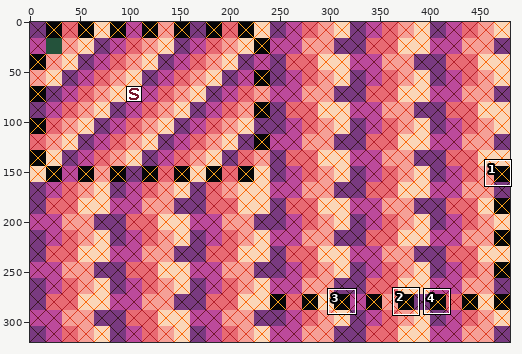
One commit to this pixel-art file: modules/opal/examples/data/TestLevel.aseprite. The picture above shows the old version from afar; the outline marks the close-up.
Close-up. Earlier state:
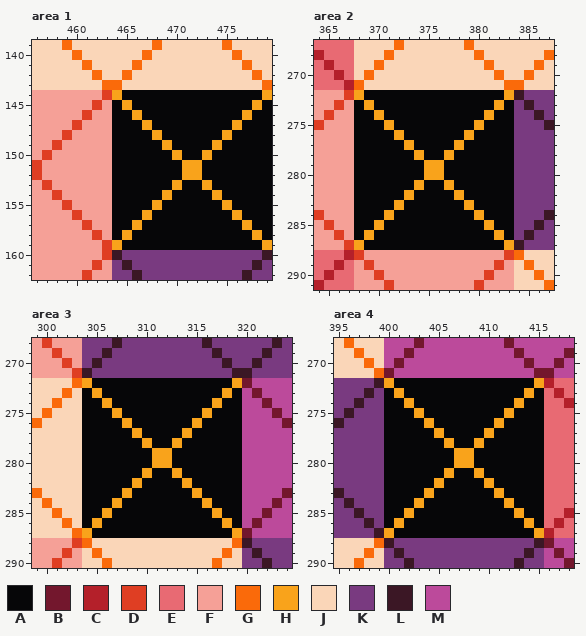
480x320 pixels, 1 frame. Shown: area 1: x 456..479, y 139..162; area 2: x 364..387, y 267..291; area 3: x 299..324, y 268..290; area 4: x 395..418, y 268..290. The commit also changed other parts of the picture, which this record leaves out.
Visible layers, top first: "Spawns", "Solids", "Background".
Palette (. is transparent): A #060608  B #73172d  C #b4202a  D #df3e23  E #e86a73  F #f5a097  G #fa6a0a  H #f9a31b  J #fad6b8  K #793a80  L #3b1725  M #bc4a9b
Pixels before, area 1, first column x 456:
139 JJJGJJJJJJJJGJJJJJJGJJJJ
140 JJJJGJJJJJJGJJJJJJJJGJJJ
141 JJJJJGJJJJGJJJJJJJJJJGJJ
142 JJJJJJGJJGJJJJJJJJJJJJGJ
143 JJJJJJJGGJJJJJJJJJJJJJJG
144 FFFFFFFDHAAAAAAAAAAAAAAH
145 FFFFFFDFAHAAAAAAAAAAAAHA
146 FFFFFDFFAAHAAAAAAAAAAHAA
147 FFFFDFFFAAAHAAAAAAAAHAAA
148 FFFDFFFFAAAAHAAAAAAHAAAA
149 FFDFFFFFAAAAAHAAAAHAAAAA
150 FDFFFFFFAAAAAAHAAHAAAAAA
151 DFFFFFFFAAAAAAAHHAAAAAAA
152 DFFFFFFFAAAAAAAHHAAAAAAA
153 FDFFFFFFAAAAAAHAAHAAAAAA
154 FFDFFFFFAAAAAHAAAAHAAAAA
155 FFFDFFFFAAAAHAAAAAAHAAAA
156 FFFFDFFFAAAHAAAAAAAAHAAA
157 FFFFFDFFAAHAAAAAAAAAAHAA
158 FFFFFFDFAHAAAAAAAAAAAAHA
159 FFFFFFFDHAAAAAAAAAAAAAAH
160 FFFFFFFDLKKKKKKKKKKKKKKL
161 FFFFFFDFKLKKKKKKKKKKKKLK
162 FFFFFDFFKKLKKKKKKKKKKLKK
Pixels before, area 2, first column x 364:
267 EEEEJJJJGJJJJJJGJJJJJJJJ
268 CEEEJJJGJJJJJJJJGJJJJJJG
269 ECEEJJGJJJJJJJJJJGJJJJGJ
270 EECEJGJJJJJJJJJJJJGJJGJJ
271 EEECGJJJJJJJJJJJJJJGGJJJ
272 FFFDHAAAAAAAAAAAAAAHLKKK
273 FFDFAHAAAAAAAAAAAAHAKLKK
274 FDFFAAHAAAAAAAAAAHAAKKLK
275 DFFFAAAHAAAAAAAAHAAAKKKL
276 FFFFAAAAHAAAAAAHAAAAKKKK
277 FFFFAAAAAHAAAAHAAAAAKKKK
278 FFFFAAAAAAHAAHAAAAAAKKKK
279 FFFFAAAAAAAHHAAAAAAAKKKK
280 FFFFAAAAAAAHHAAAAAAAKKKK
281 FFFFAAAAAAHAAHAAAAAAKKKK
282 FFFFAAAAAHAAAAHAAAAAKKKK
283 FFFFAAAAHAAAAAAHAAAAKKKK
284 DFFFAAAHAAAAAAAAHAAAKKKL
285 FDFFAAHAAAAAAAAAAHAAKKLK
286 FFDFAHAAAAAAAAAAAAHAKLKK
287 FFFDHAAAAAAAAAAAAAAHLKKK
288 EEECDFFFFFFFFFFFFFFDGJJJ
289 EECEFDFFFFFFFFFFFFDFJGJJ
290 ECEEFFDFFFFFFFFFFDFFJJGJ
291 CEEEFFFDFFFFFFFFDFFFJJJG
Pixels before, area 3, first column x 299:
268 FDFFFKKKLKKKKKKKKLKKKKKKLK
269 FFDFFKKLKKKKKKKKKKLKKKKLKK
270 FFFDFKLKKKKKKKKKKKKLKKLKKK
271 FFFFDLKKKKKKKKKKKKKKLLKKKK
272 JJJJGHAAAAAAAAAAAAAAHBMMMM
273 JJJGJAHAAAAAAAAAAAAHAMBMMM
274 JJGJJAAHAAAAAAAAAAHAAMMBMM
275 JGJJJAAAHAAAAAAAAHAAAMMMBM
276 GJJJJAAAAHAAAAAAHAAAAMMMMB
277 JJJJJAAAAAHAAAAHAAAAAMMMMM
278 JJJJJAAAAAAHAAHAAAAAAMMMMM
279 JJJJJAAAAAAAHHAAAAAAAMMMMM
280 JJJJJAAAAAAAHHAAAAAAAMMMMM
281 JJJJJAAAAAAHAAHAAAAAAMMMMM
282 JJJJJAAAAAHAAAAHAAAAAMMMMM
283 GJJJJAAAAHAAAAAAHAAAAMMMMB
284 JGJJJAAAHAAAAAAAAHAAAMMMBM
285 JJGJJAAHAAAAAAAAAAHAAMMBMM
286 JJJGJAHAAAAAAAAAAAAHAMBMMM
287 JJJJGHAAAAAAAAAAAAAAHBMMMM
288 FFFFDGJJJJJJJJJJJJJJGLKKKK
289 FFFDFJGJJJJJJJJJJJJGJKLKKK
290 FFDFFJJGJJJJJJJJJJGJJKKLKK
Pixels before, area 4, first column x 395:
268 JGJJJMMMBMMMMMMMMBMMMMMM
269 JJGJJMMBMMMMMMMMMMBMMMMB
270 JJJGJMBMMMMMMMMMMMMBMMBM
271 JJJJGBMMMMMMMMMMMMMMBBMM
272 KKKKLHAAAAAAAAAAAAAAHCEE
273 KKKLKAHAAAAAAAAAAAAHAECE
274 KKLKKAAHAAAAAAAAAAHAAEEC
275 KLKKKAAAHAAAAAAAAHAAAEEE
276 LKKKKAAAAHAAAAAAHAAAAEEE
277 KKKKKAAAAAHAAAAHAAAAAEEE
278 KKKKKAAAAAAHAAHAAAAAAEEE
279 KKKKKAAAAAAAHHAAAAAAAEEE
280 KKKKKAAAAAAAHHAAAAAAAEEE
281 KKKKKAAAAAAHAAHAAAAAAEEE
282 KKKKKAAAAAHAAAAHAAAAAEEE
283 LKKKKAAAAHAAAAAAHAAAAEEE
284 KLKKKAAAHAAAAAAAAHAAAEEE
285 KKLKKAAHAAAAAAAAAAHAAEEC
286 KKKLKAHAAAAAAAAAAAAHAECE
287 KKKKLHAAAAAAAAAAAAAAHCEE
288 JJJJGLKKKKKKKKKKKKKKLBMM
289 JJJGJKLKKKKKKKKKKKKLKMBM
290 JJGJJKKLKKKKKKKKKKLKKMMB
Once edited:
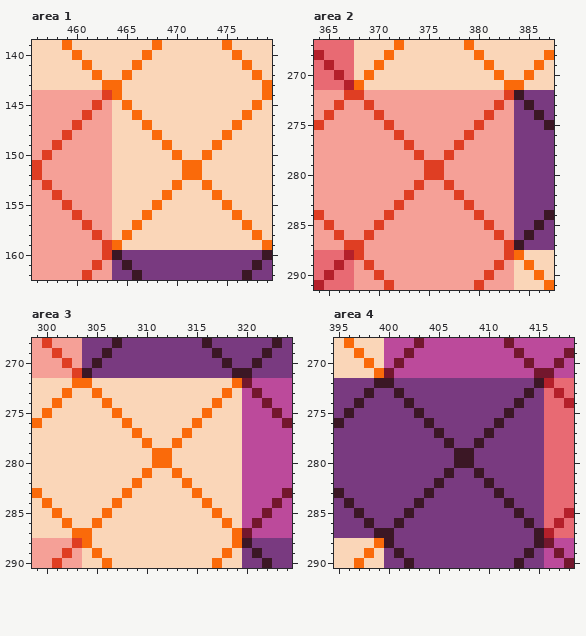
Edits made:
Area 1, layer "Solids":
y 144: x 464..479 HAAAAAAAAAAAAAAH -> GJJJJJJJJJJJJJJG
y 145: x 464..479 AHAAAAAAAAAAAAHA -> JGJJJJJJJJJJJJGJ
y 146: x 464..479 AAHAAAAAAAAAAHAA -> JJGJJJJJJJJJJGJJ
y 147: x 464..479 AAAHAAAAAAAAHAAA -> JJJGJJJJJJJJGJJJ
y 148: x 464..479 AAAAHAAAAAAHAAAA -> JJJJGJJJJJJGJJJJ
y 149: x 464..479 AAAAAHAAAAHAAAAA -> JJJJJGJJJJGJJJJJ
y 150: x 464..479 AAAAAAHAAHAAAAAA -> JJJJJJGJJGJJJJJJ
y 151..152: x 464..479 AAAAAAAHHAAAAAAA -> JJJJJJJGGJJJJJJJ
y 153: x 464..479 AAAAAAHAAHAAAAAA -> JJJJJJGJJGJJJJJJ
y 154: x 464..479 AAAAAHAAAAHAAAAA -> JJJJJGJJJJGJJJJJ
y 155: x 464..479 AAAAHAAAAAAHAAAA -> JJJJGJJJJJJGJJJJ
y 156: x 464..479 AAAHAAAAAAAAHAAA -> JJJGJJJJJJJJGJJJ
y 157: x 464..479 AAHAAAAAAAAAAHAA -> JJGJJJJJJJJJJGJJ
y 158: x 464..479 AHAAAAAAAAAAAAHA -> JGJJJJJJJJJJJJGJ
y 159: x 464..479 HAAAAAAAAAAAAAAH -> GJJJJJJJJJJJJJJG
Area 2, layer "Solids":
y 272: x 368..383 HAAAAAAAAAAAAAAH -> DFFFFFFFFFFFFFFD
y 273: x 368..383 AHAAAAAAAAAAAAHA -> FDFFFFFFFFFFFFDF
y 274: x 368..383 AAHAAAAAAAAAAHAA -> FFDFFFFFFFFFFDFF
y 275: x 368..383 AAAHAAAAAAAAHAAA -> FFFDFFFFFFFFDFFF
y 276: x 368..383 AAAAHAAAAAAHAAAA -> FFFFDFFFFFFDFFFF
y 277: x 368..383 AAAAAHAAAAHAAAAA -> FFFFFDFFFFDFFFFF
y 278: x 368..383 AAAAAAHAAHAAAAAA -> FFFFFFDFFDFFFFFF
y 279..280: x 368..383 AAAAAAAHHAAAAAAA -> FFFFFFFDDFFFFFFF
y 281: x 368..383 AAAAAAHAAHAAAAAA -> FFFFFFDFFDFFFFFF
y 282: x 368..383 AAAAAHAAAAHAAAAA -> FFFFFDFFFFDFFFFF
y 283: x 368..383 AAAAHAAAAAAHAAAA -> FFFFDFFFFFFDFFFF
y 284: x 368..383 AAAHAAAAAAAAHAAA -> FFFDFFFFFFFFDFFF
y 285: x 368..383 AAHAAAAAAAAAAHAA -> FFDFFFFFFFFFFDFF
y 286: x 368..383 AHAAAAAAAAAAAAHA -> FDFFFFFFFFFFFFDF
y 287: x 368..383 HAAAAAAAAAAAAAAH -> DFFFFFFFFFFFFFFD
Area 3, layer "Solids":
y 272: x 304..319 HAAAAAAAAAAAAAAH -> GJJJJJJJJJJJJJJG
y 273: x 304..319 AHAAAAAAAAAAAAHA -> JGJJJJJJJJJJJJGJ
y 274: x 304..319 AAHAAAAAAAAAAHAA -> JJGJJJJJJJJJJGJJ
y 275: x 304..319 AAAHAAAAAAAAHAAA -> JJJGJJJJJJJJGJJJ
y 276: x 304..319 AAAAHAAAAAAHAAAA -> JJJJGJJJJJJGJJJJ
y 277: x 304..319 AAAAAHAAAAHAAAAA -> JJJJJGJJJJGJJJJJ
y 278: x 304..319 AAAAAAHAAHAAAAAA -> JJJJJJGJJGJJJJJJ
y 279..280: x 304..319 AAAAAAAHHAAAAAAA -> JJJJJJJGGJJJJJJJ
y 281: x 304..319 AAAAAAHAAHAAAAAA -> JJJJJJGJJGJJJJJJ
y 282: x 304..319 AAAAAHAAAAHAAAAA -> JJJJJGJJJJGJJJJJ
y 283: x 304..319 AAAAHAAAAAAHAAAA -> JJJJGJJJJJJGJJJJ
y 284: x 304..319 AAAHAAAAAAAAHAAA -> JJJGJJJJJJJJGJJJ
y 285: x 304..319 AAHAAAAAAAAAAHAA -> JJGJJJJJJJJJJGJJ
y 286: x 304..319 AHAAAAAAAAAAAAHA -> JGJJJJJJJJJJJJGJ
y 287: x 304..319 HAAAAAAAAAAAAAAH -> GJJJJJJJJJJJJJJG
Area 4, layer "Solids":
y 272: x 400..415 HAAAAAAAAAAAAAAH -> LKKKKKKKKKKKKKKL
y 273: x 400..415 AHAAAAAAAAAAAAHA -> KLKKKKKKKKKKKKLK
y 274: x 400..415 AAHAAAAAAAAAAHAA -> KKLKKKKKKKKKKLKK
y 275: x 400..415 AAAHAAAAAAAAHAAA -> KKKLKKKKKKKKLKKK
y 276: x 400..415 AAAAHAAAAAAHAAAA -> KKKKLKKKKKKLKKKK
y 277: x 400..415 AAAAAHAAAAHAAAAA -> KKKKKLKKKKLKKKKK
y 278: x 400..415 AAAAAAHAAHAAAAAA -> KKKKKKLKKLKKKKKK
y 279..280: x 400..415 AAAAAAAHHAAAAAAA -> KKKKKKKLLKKKKKKK
y 281: x 400..415 AAAAAAHAAHAAAAAA -> KKKKKKLKKLKKKKKK
y 282: x 400..415 AAAAAHAAAAHAAAAA -> KKKKKLKKKKLKKKKK
y 283: x 400..415 AAAAHAAAAAAHAAAA -> KKKKLKKKKKKLKKKK
y 284: x 400..415 AAAHAAAAAAAAHAAA -> KKKLKKKKKKKKLKKK
y 285: x 400..415 AAHAAAAAAAAAAHAA -> KKLKKKKKKKKKKLKK
y 286: x 400..415 AHAAAAAAAAAAAAHA -> KLKKKKKKKKKKKKLK
y 287: x 400..415 HAAAAAAAAAAAAAAH -> LKKKKKKKKKKKKKKL
